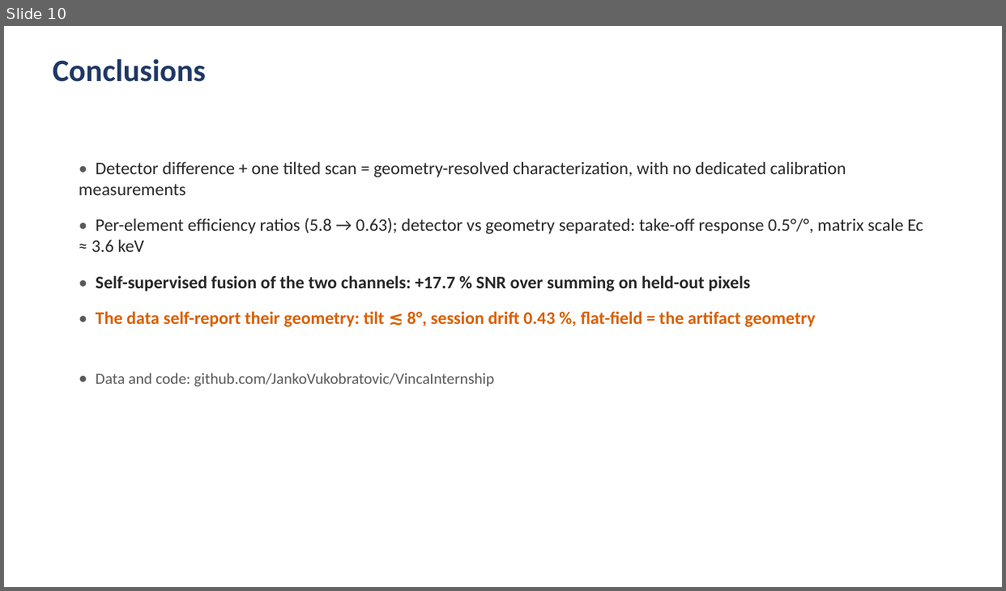
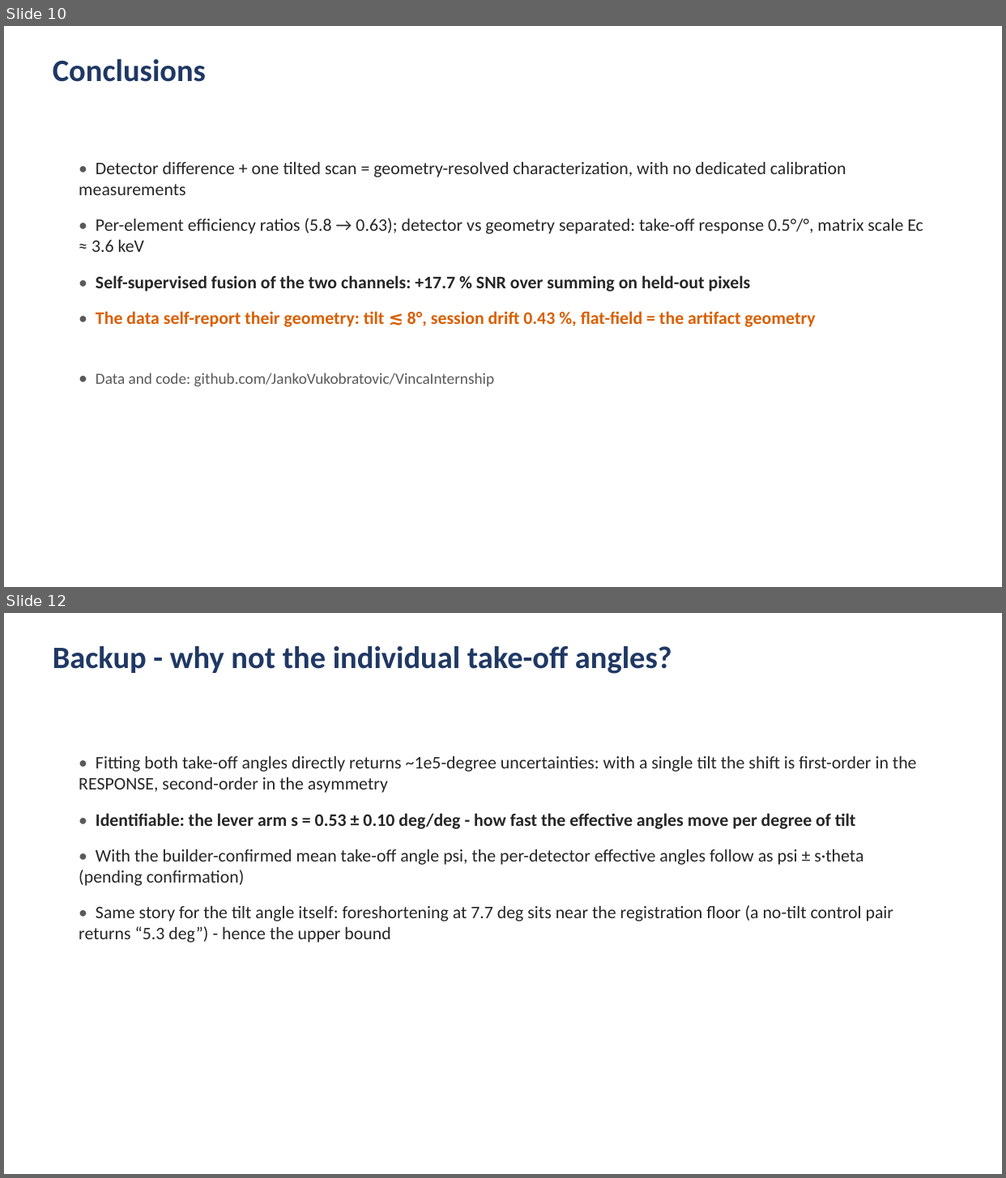
Before and after one commit to JankoVukobratovic/VincaInternship, a slide deck: presentation/dual_detector_talk.pptx. Shown one above the other, each under a label of ours: slide 10 before the commit, slides 10 and 12 after it; the slides between them are not shown. The pictures are 1006x591 and 1006x1178 pixels, drawn with LibreOffice and Linux fonts; fonts in the diff are those of the drawing. Boxes give left, top, right and bottom in pixels: in the first picture for what was removed or moved away, otherwise in the second. Text is boxed around its words. In the diff, an @@ line names an element or a change of style, - is before the commit and + after.

Commit message:
Closure test, per-pixel weighting null, fusion showcase, canvas topography in degrees; calibrated integral-anchored N2N (+15.2% held-out, worst bias 8%); talk: delivered results and backup slides

```diff
--- a/presentation/dual_detector_talk.pptx
+++ b/presentation/dual_detector_talk.pptx
@@ slide 12 added at [4,613,1002,1174], background #FFFFFF @@
@@ text added at [53,646,672,674], 30 pt, text #1F3864, bold @@
+Backup - why not the individual take-off angles?
@@ text added at [79,756,917,943], 17 pt, text #262626 @@
+• Fitting both take-off angles directly returns ~1e5-degree uncertainties: with a single tilt the shift is first-order in the RESPONSE, second-order in the asymmetry
+• Identifiable: the lever arm s = 0.53 ± 0.10 deg/deg - how fast the effective angles move per degree of tilt
+• With the builder-confirmed mean take-off angle psi, the per-detector effective angles follow as psi ± s·theta (pending confirmation)
+• Same story for the tilt angle itself: foreshortening at 7.7 deg sits near the registration floor (a no-tilt control pair returns “5.3 deg”) - hence the upper bound
```
Also in this commit, not shown: 1 slide changed, 1 other slide added, 46 other files.
